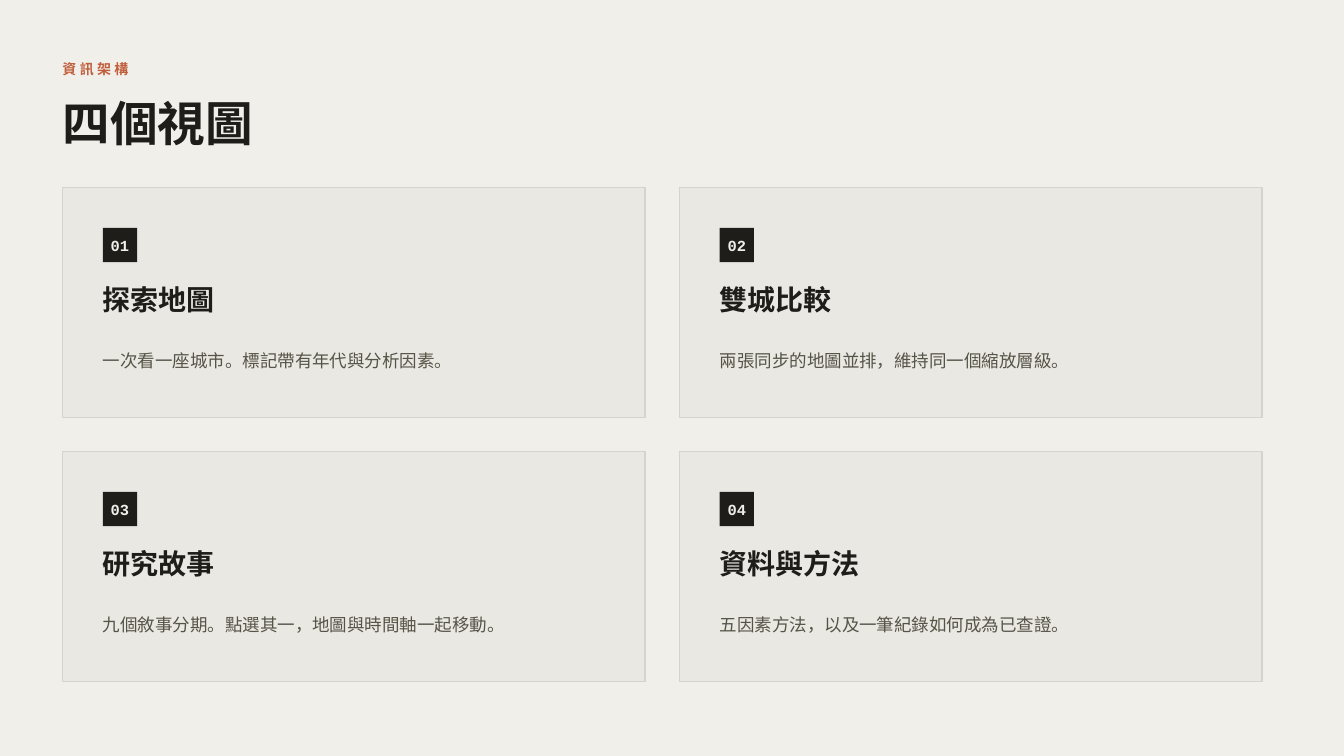
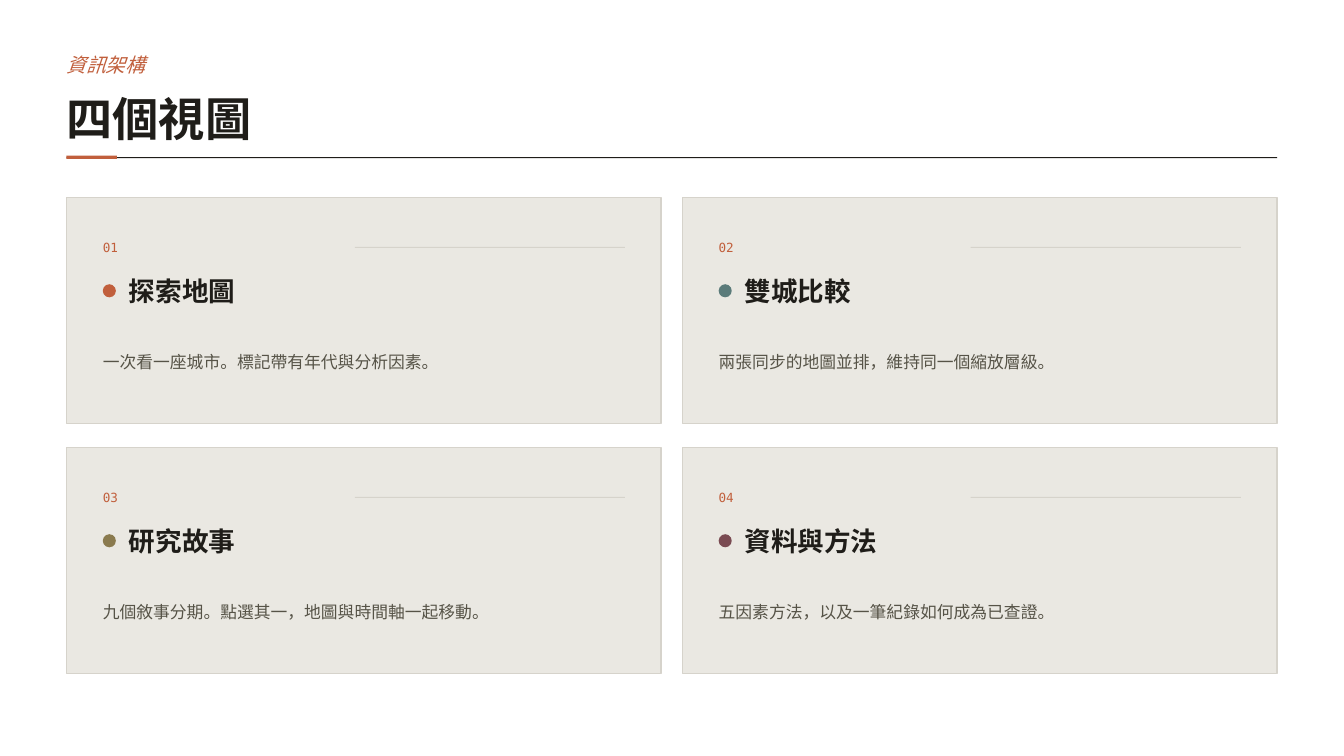
Before and after one commit to yunching0513/cycling-cities-platform, a slide deck: slide 3 of docs/cycling-cities-structure-zh.pptx. Drawn at 1344x756 pixels with LibreOffice and Linux fonts; fonts in the diff are those of the drawing; background and template pictures are left out. Boxes give left, top, right and bottom in pixels: in the first picture for what was removed or moved away, otherwise in the second. Text is boxed around its words. In the diff, an @@ line names an element or a change of style, - is before the commit and + after.

```diff
--- a/docs/cycling-cities-structure-zh.pptx
+++ b/docs/cycling-cities-structure-zh.pptx
@@ background #F1EFE9 to picture (left out) @@
@@ text "資訊架構" at (x1=67, y1=55, x2=145, y2=74): size 10 to 14 pt, letter spacing 2.4 to 0 pt, bold off, italic on @@
@@ text "四個視圖" at (x1=67, y1=97, x2=252, y2=141): size 34 to 33 pt @@
@@ rectangle resized from (x1=103, y1=228, x2=137, y2=262) to (x1=67, y1=155, x2=117, y2=158) @@
@@ rectangle at (x1=67, y1=155, x2=117, y2=158): fill #1F1D19 to #C15F3C @@
@@ rectangle added at (x1=67, y1=157, x2=1277, y2=158), fill #1F1D19 @@
@@ rectangle resized from (x1=63, y1=188, x2=645, y2=417) to (x1=67, y1=198, x2=661, y2=423) @@
@@ rectangle resized from (x1=680, y1=188, x2=1262, y2=417) to (x1=683, y1=198, x2=1277, y2=423) @@
@@ text "01" moved from (x1=111, y1=240, x2=129, y2=251) to (x1=103, y1=242, x2=118, y2=252) @@
@@ text "02" moved from (x1=728, y1=240, x2=746, y2=251) to (x1=719, y1=242, x2=734, y2=252) @@
@@ rectangle removed at (x1=720, y1=228, x2=754, y2=262) @@
@@ rectangle added at (x1=355, y1=247, x2=625, y2=248), fill #D6D3CB @@
@@ rectangle added at (x1=971, y1=247, x2=1241, y2=248), fill #D6D3CB @@
@@ ellipse added at (x1=103, y1=284, x2=116, y2=297), fill #C15F3C @@
@@ text "探索地圖" moved from (x1=103, y1=286, x2=215, y2=313) to (x1=129, y1=278, x2=235, y2=304) @@
@@ ellipse added at (x1=719, y1=284, x2=732, y2=297), fill #5B7B7A @@
@@ text "雙城比較" moved from (x1=720, y1=286, x2=832, y2=313) to (x1=745, y1=278, x2=851, y2=304) @@
@@ rectangle resized from (x1=63, y1=452, x2=645, y2=682) to (x1=67, y1=448, x2=661, y2=674) @@
@@ rectangle resized from (x1=680, y1=452, x2=1262, y2=682) to (x1=683, y1=448, x2=1277, y2=674) @@
@@ rectangle removed at (x1=103, y1=492, x2=137, y2=526) @@
@@ rectangle added at (x1=355, y1=497, x2=625, y2=498), fill #D6D3CB @@
@@ size 11 to 9 pt, font Courier New to DejaVu Sans Mono, text colour #F1EFE9 to #C15F3C, bold off; alignment centre to left in 4 elements at (x1=103, y1=242, x2=118, y2=252), (x1=719, y1=242, x2=734, y2=252), (x1=103, y1=492, x2=118, y2=502), (x1=719, y1=492, x2=734, y2=502) @@
@@ rectangle removed at (x1=720, y1=492, x2=754, y2=526) @@
@@ rectangle added at (x1=971, y1=497, x2=1241, y2=498), fill #D6D3CB @@
@@ ellipse added at (x1=103, y1=534, x2=116, y2=547), fill #8A7A4E @@
@@ size 20 to 19 pt in 4 elements at (x1=745, y1=278, x2=851, y2=304), (x1=129, y1=278, x2=235, y2=304), (x1=745, y1=528, x2=878, y2=554), (x1=129, y1=528, x2=235, y2=554) @@
@@ text "研究故事" moved from (x1=103, y1=550, x2=215, y2=577) to (x1=129, y1=528, x2=235, y2=554) @@
@@ ellipse added at (x1=719, y1=534, x2=732, y2=547), fill #7A4B52 @@
@@ text "資料與方法" moved from (x1=720, y1=550, x2=860, y2=577) to (x1=745, y1=528, x2=878, y2=554) @@
@@ size 12.5 to 12 pt; line spacing 1 to 19pt in 4 elements at (x1=719, y1=354, x2=1055, y2=370), (x1=103, y1=354, x2=439, y2=370), (x1=719, y1=604, x2=1055, y2=620), (x1=103, y1=604, x2=489, y2=620) @@
@@ text "九個敘事分期。點選其一，地圖與時間軸一起移動。" moved from (x1=103, y1=616, x2=505, y2=633) to (x1=103, y1=604, x2=489, y2=620) @@
@@ text "五因素方法，以及一筆紀錄如何成為已查證。" moved from (x1=720, y1=616, x2=1070, y2=633) to (x1=719, y1=604, x2=1055, y2=620) @@
```
Also in this commit, not shown: 8 other slides changed, 5 other files.
